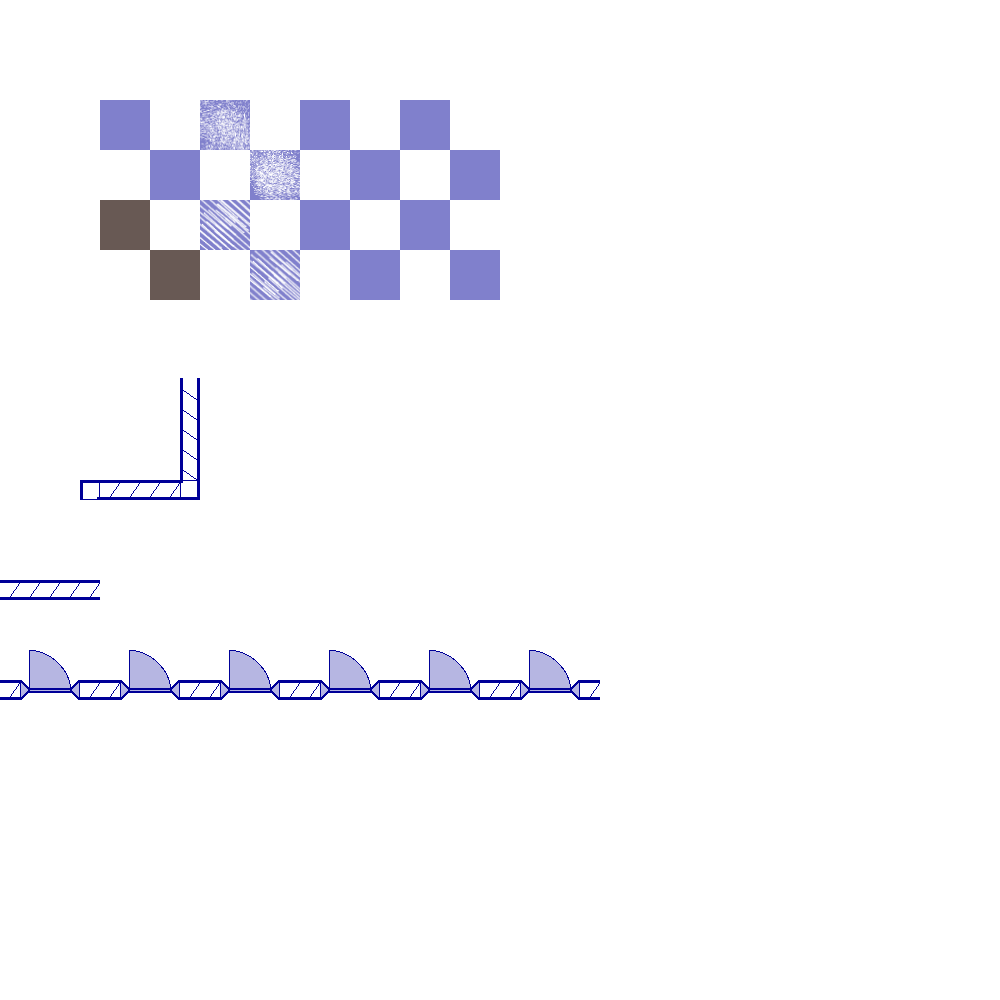
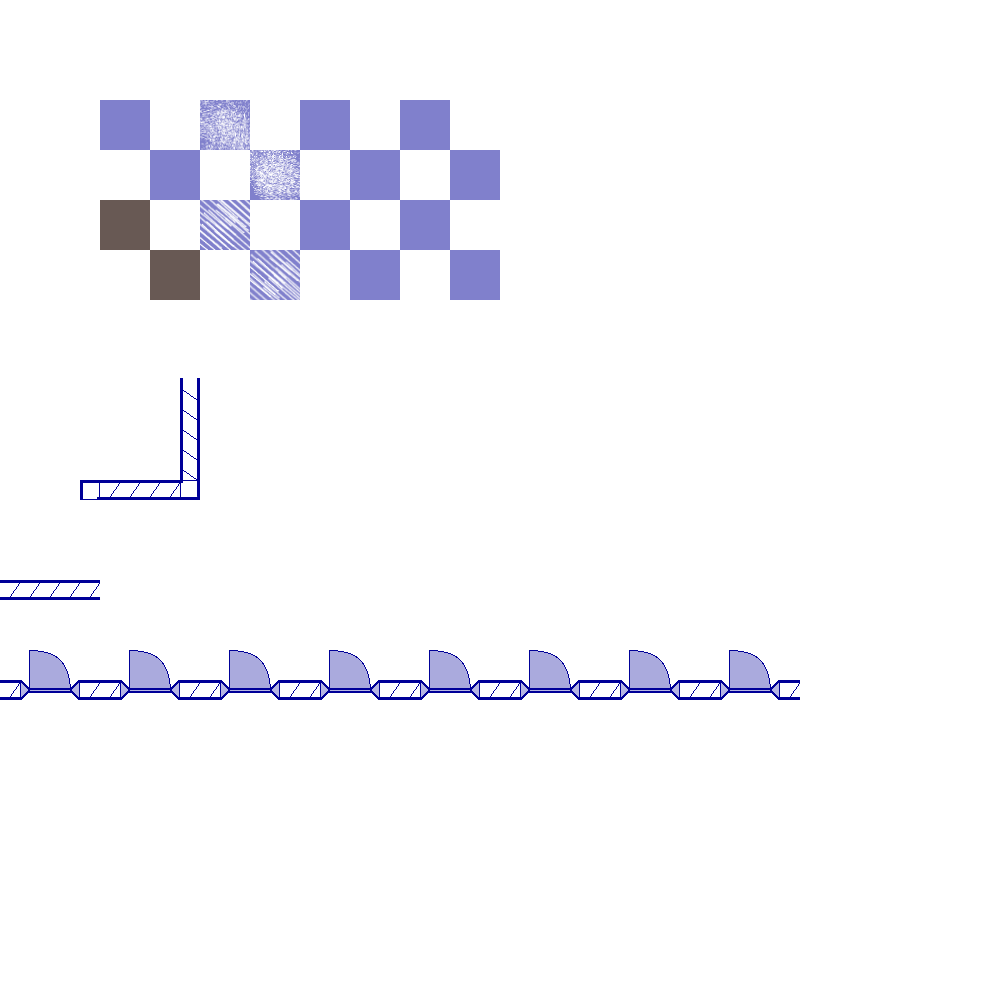
Layer changes from the first 1000px x 1000px image to the second:
painted on "newSprites" over [left=30, top=650, right=800, bottom=700]
